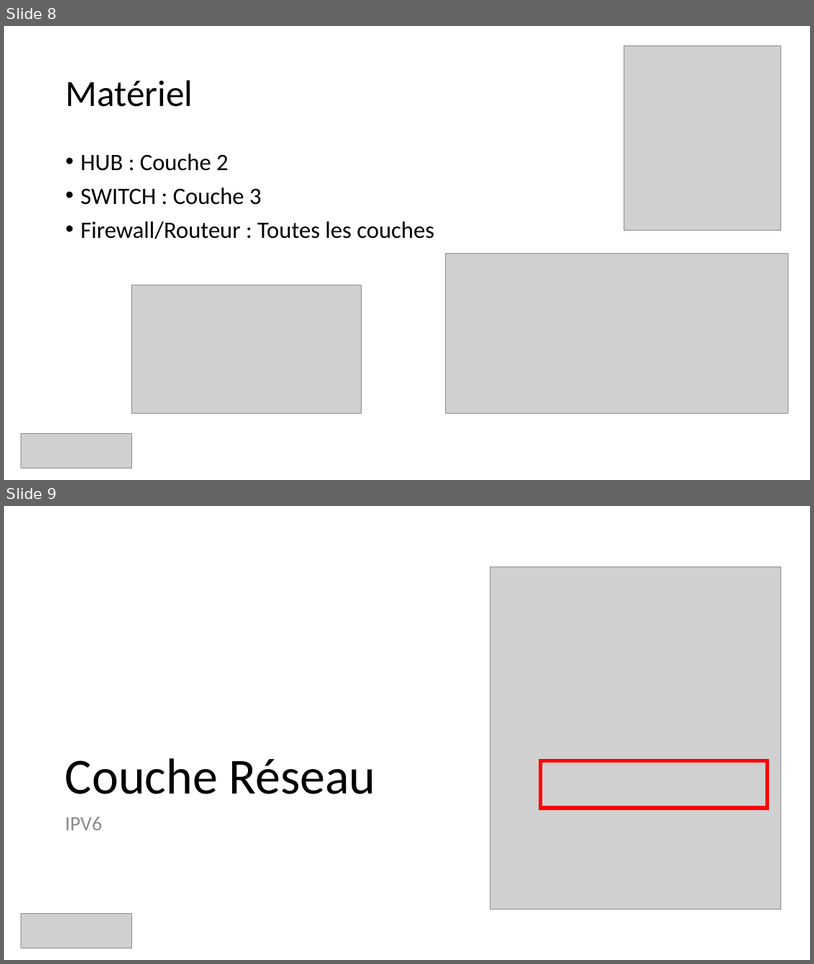
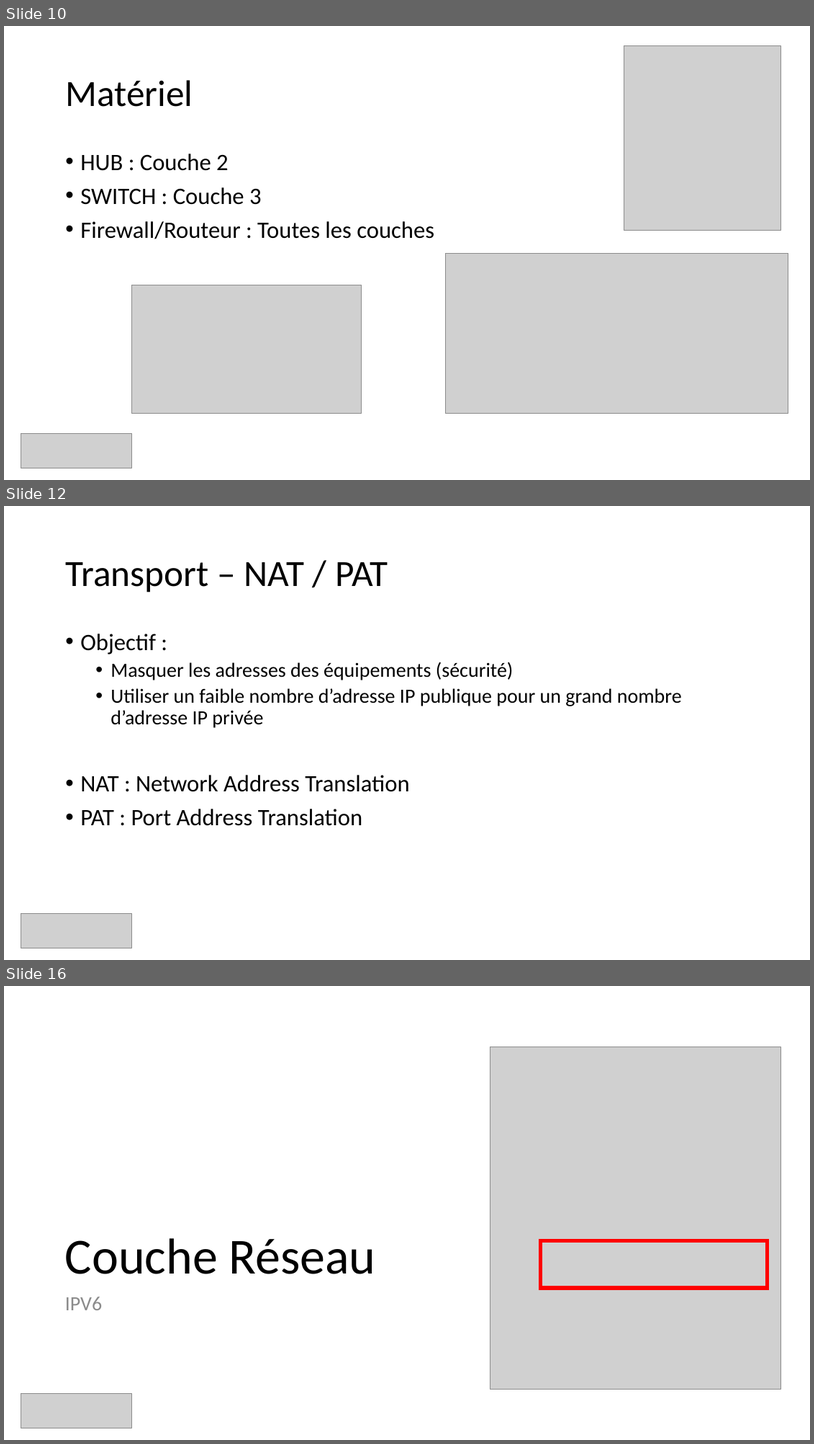
Before and after one commit to guillaume-rico/reseaux_informatiques, a slide deck: 01_CM/CM3 Réseaux Informatiques.pptx. Shown one above the other, each under a label of ours: slides 8 and 9 before the commit, slides 10, 12 and 16 after it; the slides between them are not shown. The pictures are 814x964 and 814x1444 pixels, drawn with LibreOffice and Linux fonts; fonts in the diff are those of the drawing; grey boxes stand for pictures. Boxes give left, top, right and bottom in pixels: in the first picture for what was removed or moved away, otherwise in the second. Text is boxed around its words. In the diff, an @@ line names an element or a change of style, - is before the commit and + after.

```diff
--- a/01_CM/CM3 Réseaux Informatiques.pptx
+++ b/01_CM/CM3 Réseaux Informatiques.pptx
@@ slide 12 added at (x1=4, y1=506, x2=810, y2=960), background #FFFFFF @@
@@ title added at (x1=65, y1=562, x2=388, y2=592), 44 pt, text #000000 @@
+Transport – NAT / PAT
@@ text added at (x1=80, y1=633, x2=682, y2=826), 24 pt, text #000000 @@
+• Objectif :
+  • Masquer les adresses des équipements (sécurité)
+  • Utiliser un faible nombre d’adresse IP publique pour un grand nombre d’adresse IP privée
+• NAT : Network Address Translation
+• PAT : Port Address Translation
@@ picture added at (x1=21, y1=913, x2=131, y2=947) @@
@@ what was slide 8 is now slide 10 @@
@@ what was slide 9 is now slide 16 @@
```
Also in this commit, not shown: 9 slides changed, 7 other slides added, 1 slide removed, 2 other files.
